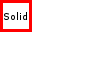
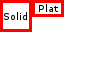
Before/after of a w=96, h=64 layered artwork. What changed in the layer stack:
added layer "Plat" above "Solid" over left=39, top=4, right=58, bottom=12
painted on "Background" over left=32, top=0, right=64, bottom=17
